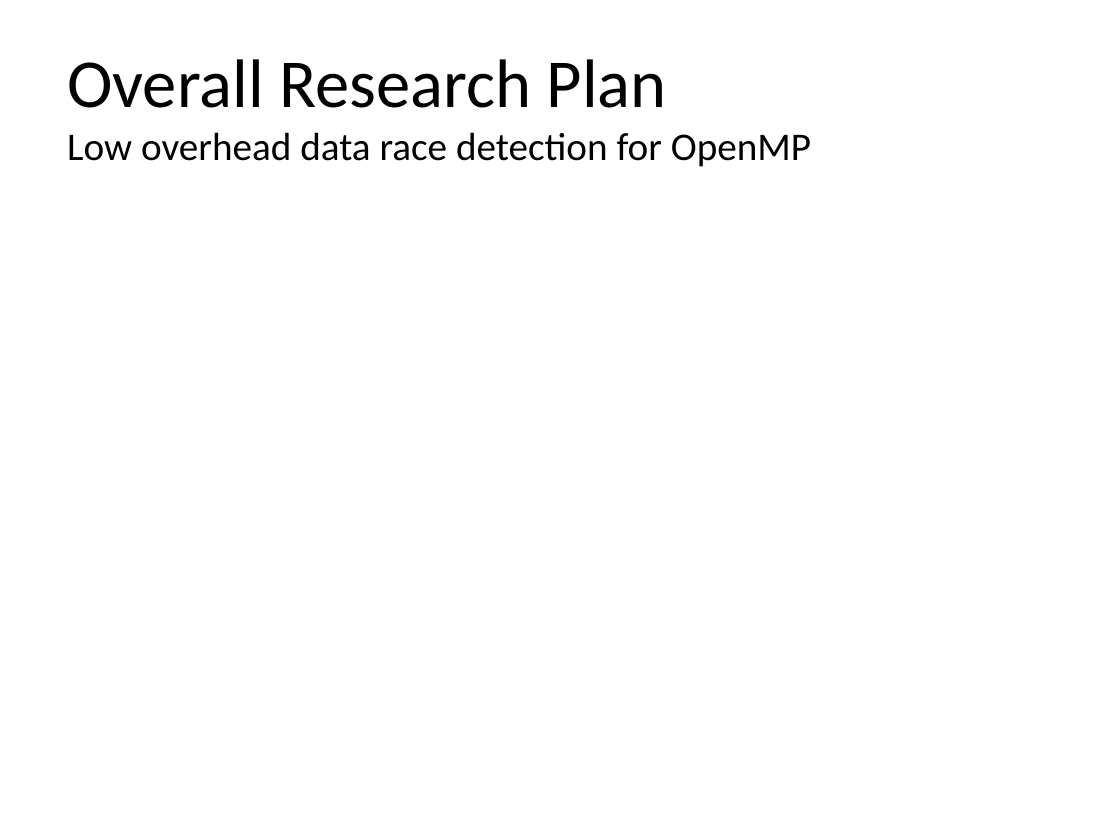
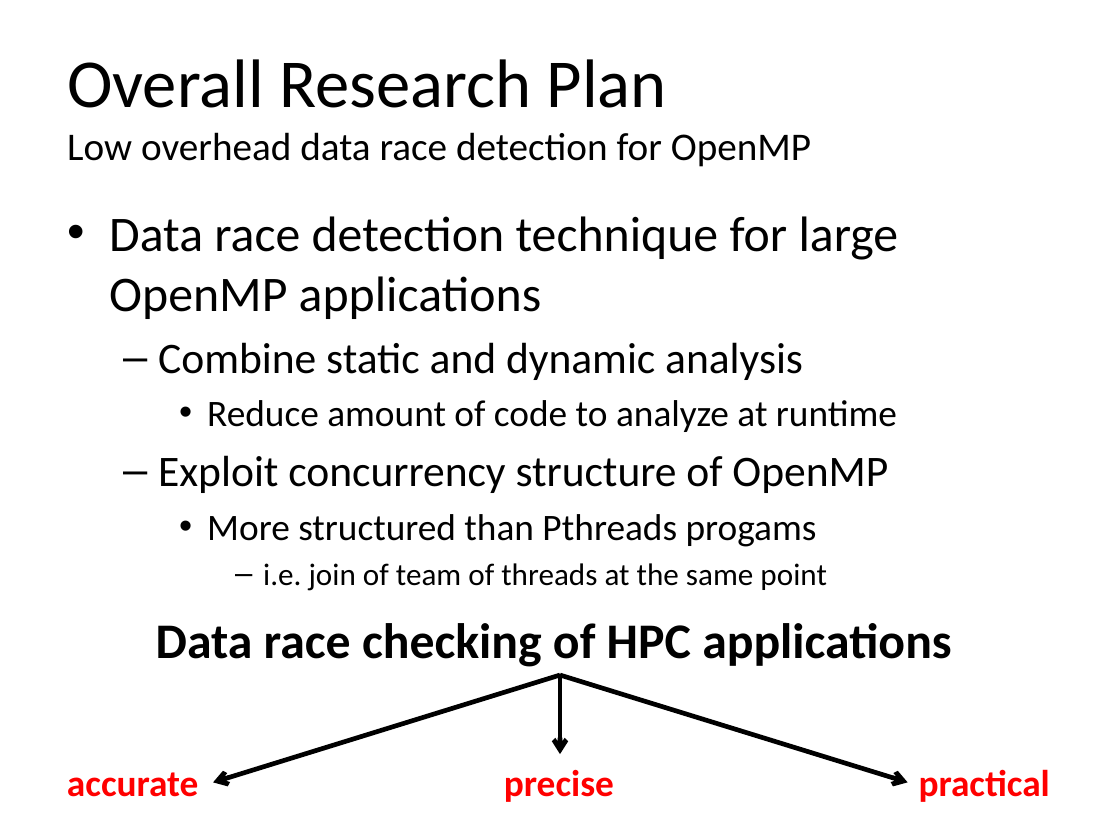
Before and after one commit to simoatze/oral_qualifier, a slide deck: slide 10 of presentation/presentation.pptx. Drawn at 1120x840 pixels with LibreOffice and Linux fonts; fonts in the diff are those of the drawing. Boxes give left, top, right and bottom in pixels: in the first picture for what was removed or moved away, otherwise in the second. Text is boxed around its words. In the diff, an @@ line names an element or a change of style, - is before the commit and + after.

```diff
--- a/presentation/presentation.pptx
+++ b/presentation/presentation.pptx
@@ text added at (109, 216, 899, 591), 24 pt, text #000000 @@
+• Data race detection technique for large OpenMP applications
+  – Combine static and dynamic analysis
+    • Reduce amount of code to analyze at runtime
+  – Exploit concurrency structure of OpenMP
+    • More structured than Pthreads progams
+      – i.e. join of team of threads at the same point
@@ text added at (156, 623, 952, 667), 32 pt, text #000000, bold @@
+Data race checking of HPC applications
@@ arrow added from (560, 675) to (213, 783), #000000 3 pt @@
@@ arrow added from (560, 675) to (560, 754), #000000 3 pt @@
@@ arrow added from (560, 675) to (907, 783), #000000 3 pt @@
@@ text added at (67, 772, 198, 797), 24 pt, text #FF0000, bold @@
+accurate
@@ text added at (504, 769, 614, 802), 24 pt, text #FF0000, bold @@
+precise
@@ text added at (919, 769, 1050, 802), 24 pt, text #FF0000, bold @@
+practical
```
Also in this commit, not shown: 1 slide added.
